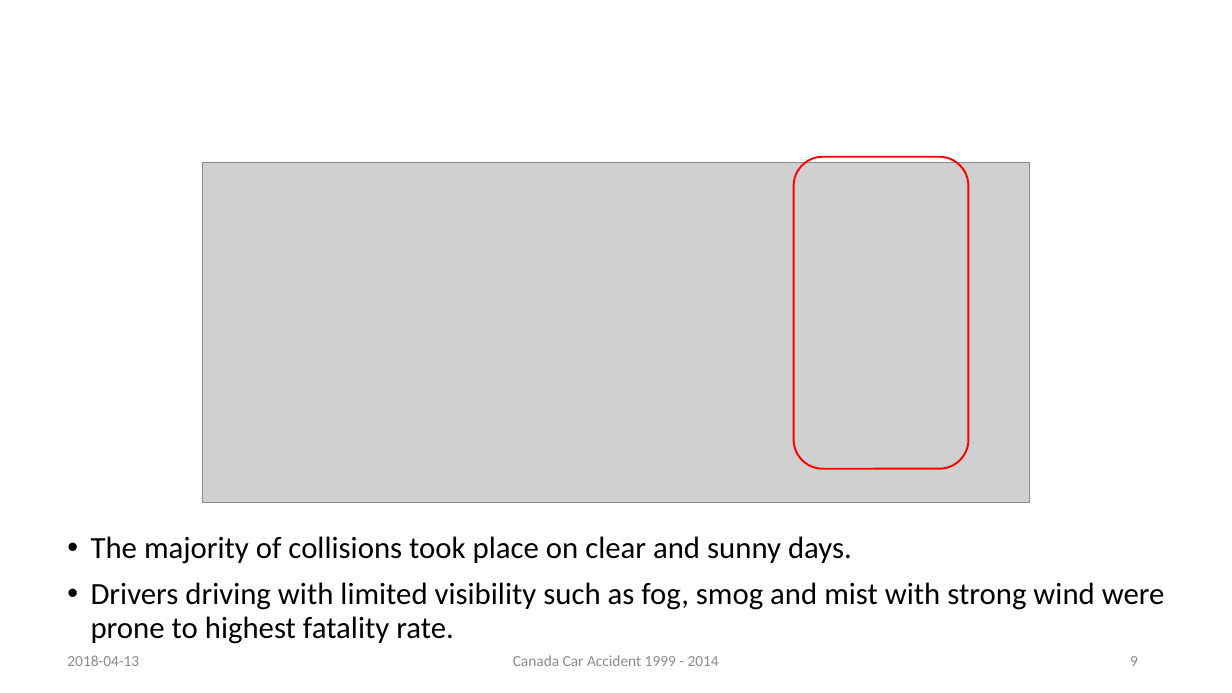
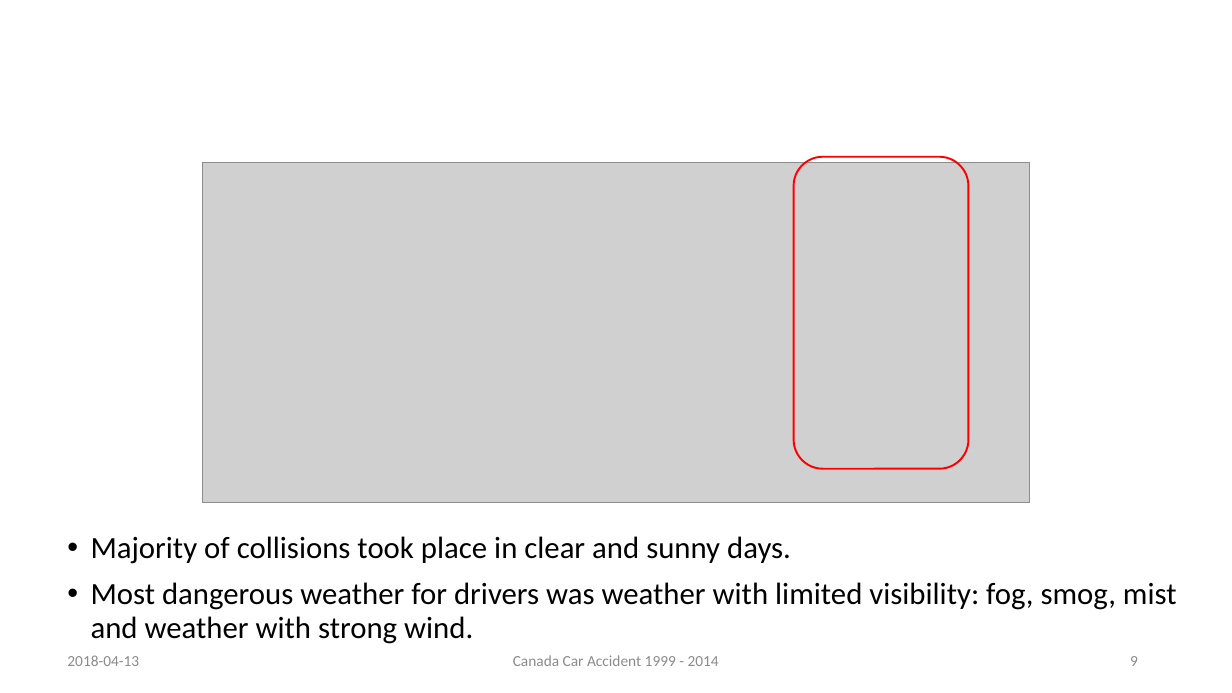
Before and after one commit to rynho/3250-G3, a slide deck: slide 9 of Deliverable/Presentation.pptx. Drawn at 1232x693 pixels with LibreOffice and Linux fonts; fonts in the diff are those of the drawing; grey boxes stand for pictures; background and template pictures are left out. Boxes give left, top, right and bottom in pixels: in the first picture for what was removed or moved away, otherwise in the second. Text is boxed around its words. In the diff, an @@ line names an element or a change of style, - is before the commit and + after.

Commit message:
final
final

```diff
--- a/Deliverable/Presentation.pptx
+++ b/Deliverable/Presentation.pptx
@@ text at [91,536,1177,644]: text changed @@
-• The majority of collisions took place on clear and sunny days.
-• Drivers driving with limited visibility such as fog, smog and mist with strong wind were prone to highest fatality rate.
+• Majority of collisions took place in clear and sunny days.
+• Most dangerous weather for drivers was weather with limited visibility: fog, smog, mist and weather with strong wind.
```
